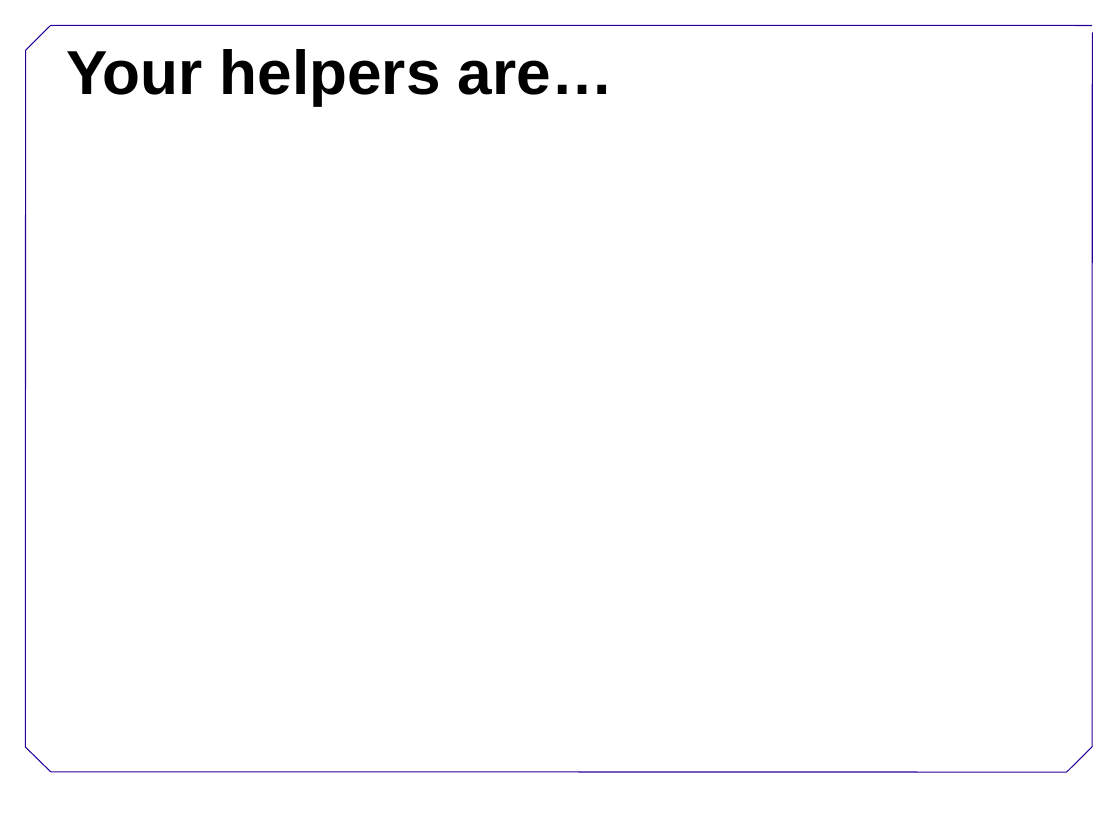
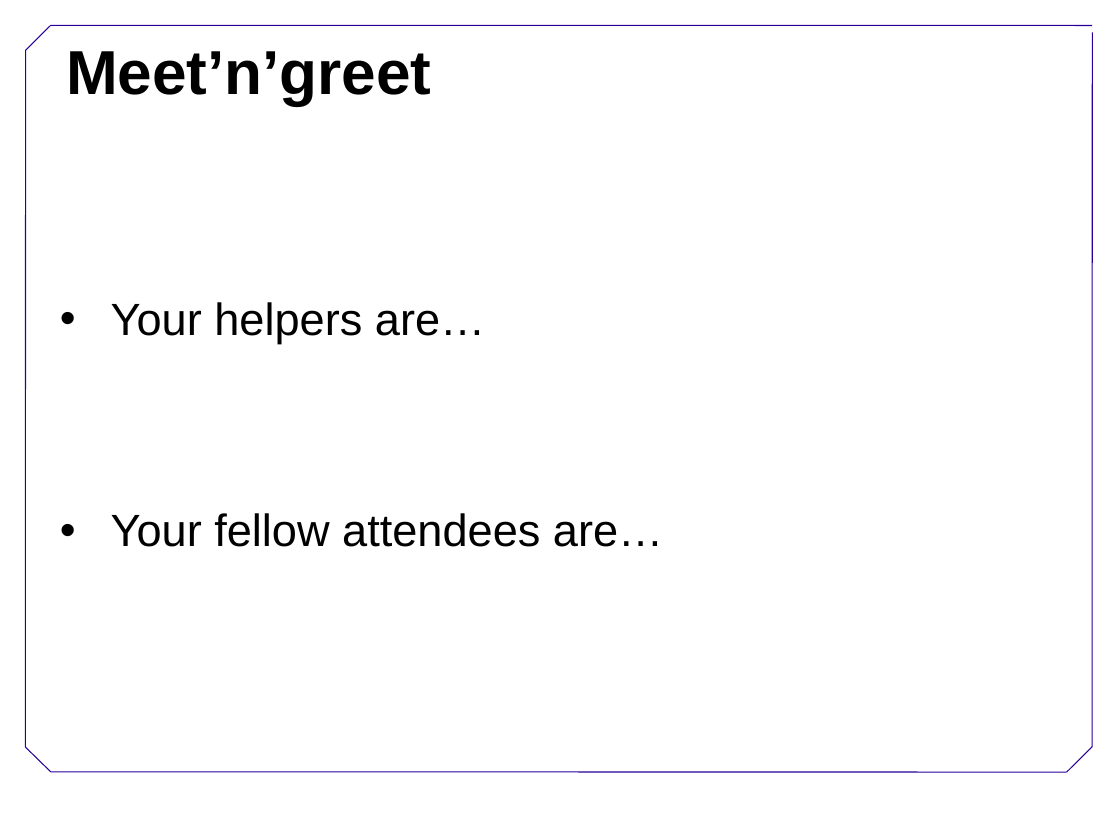
Before and after one commit to swcarpentry/DEPRECATED-boot-camps, a slide deck: slide 6 of Welcome.ppt (slide 5 before the commit). Drawn at 1120x840 pixels with LibreOffice and Linux fonts; fonts in the diff are those of the drawing; background and template pictures are left out. Boxes give left, top, right and bottom in pixels: in the first picture for what was removed or moved away, otherwise in the second. Text is boxed around its words. In the diff, an @@ line names an element or a change of style, - is before the commit and + after.

Commit message:
Added PRACE slide for space for David H to give an intro. Added introduction to helpers and fellow attendees prompt.

```diff
--- a/Welcome.ppt
+++ b/Welcome.ppt
@@ title at bbox=[66, 51, 431, 105]: text changed @@
-Your helpers are…
+Meet’n’greet
@@ text added at bbox=[111, 302, 663, 547], 32 pt, text #000000 @@
+• Your helpers are…
+• Your fellow attendees are…
```
Also in this commit, not shown: 1 other slide changed, 1 slide added.
